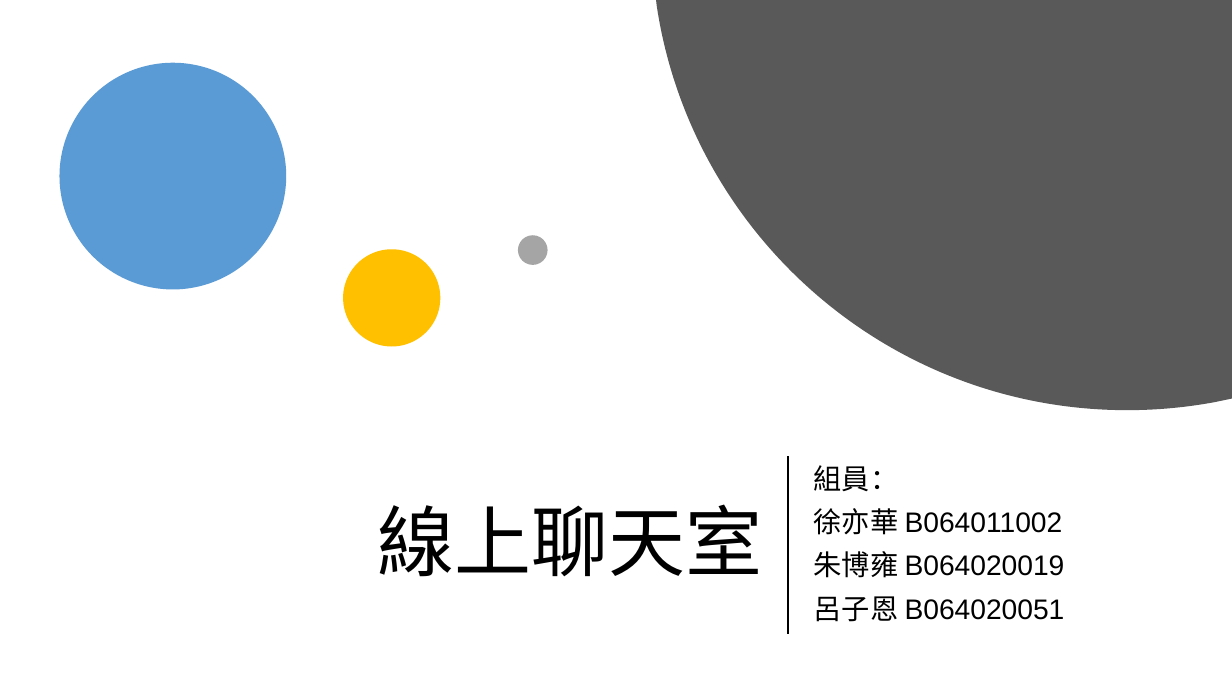
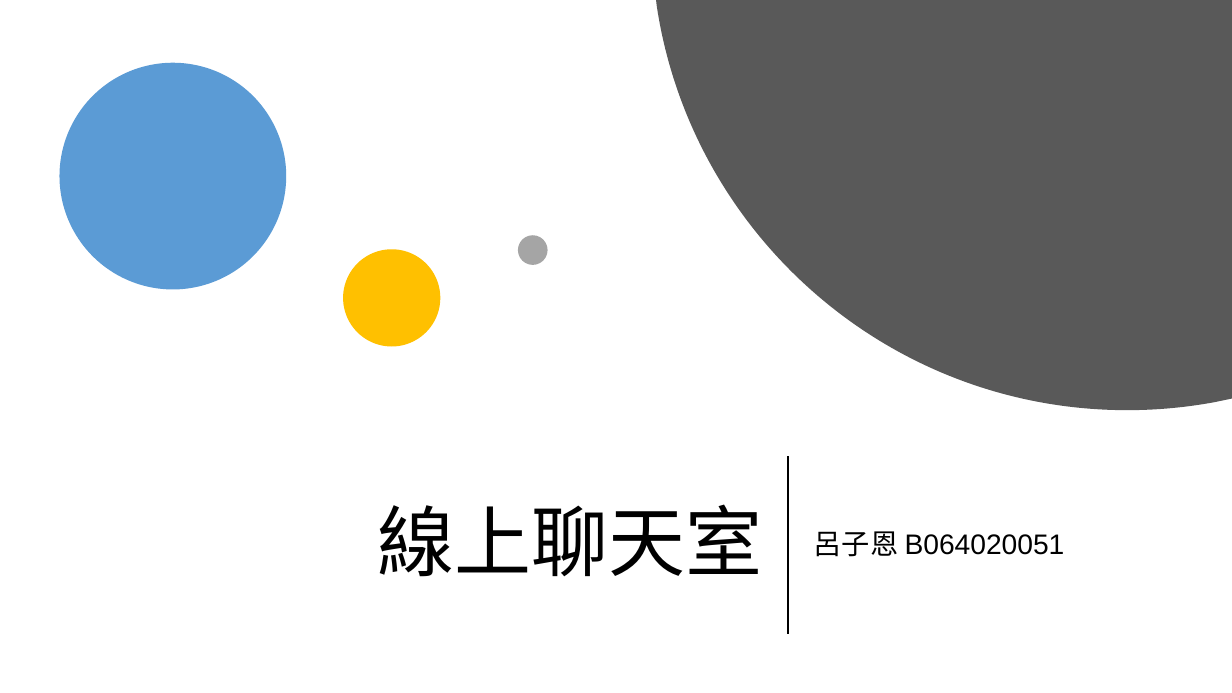
Before and after one commit to zexon7/webchat, a slide deck: slide 1 of 線上聊天室.pptx. Drawn at 1232x693 pixels with LibreOffice and Linux fonts; fonts in the diff are those of the drawing. Boxes give left, top, right and bottom in pixels: in the first picture for what was removed or moved away, otherwise in the second. Text is boxed around its words. In the diff, an @@ line names an element or a change of style, - is before the commit and + after.

Commit message:
update pptx,pdf

```diff
--- a/線上聊天室.pptx
+++ b/線上聊天室.pptx
@@ subtitle at bbox=[814, 465, 1065, 578]: paragraphs removed @@
-組員：
-徐亦華 B064011002
-朱博雍 B064020019
```
Also in this commit, not shown: 1 other file.
